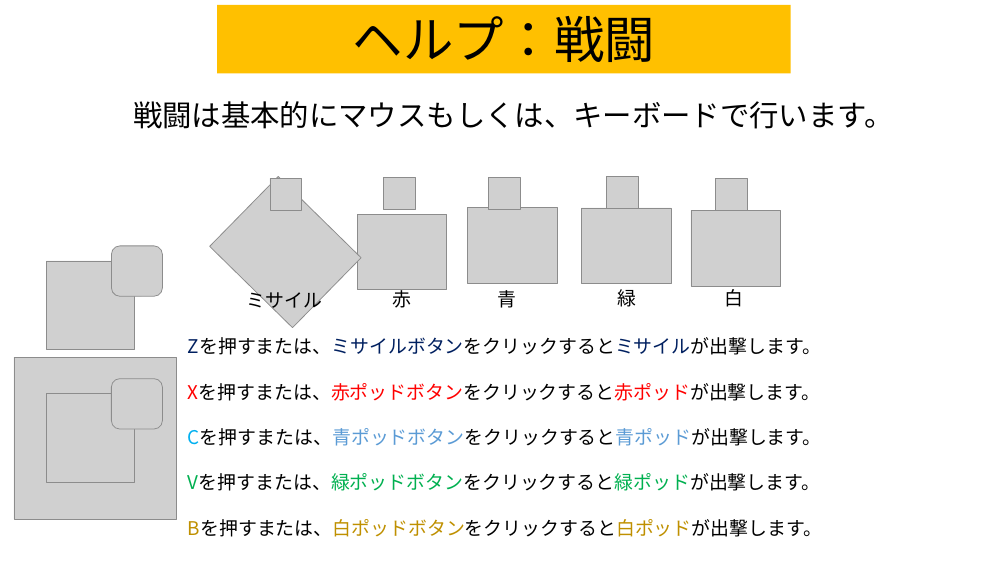
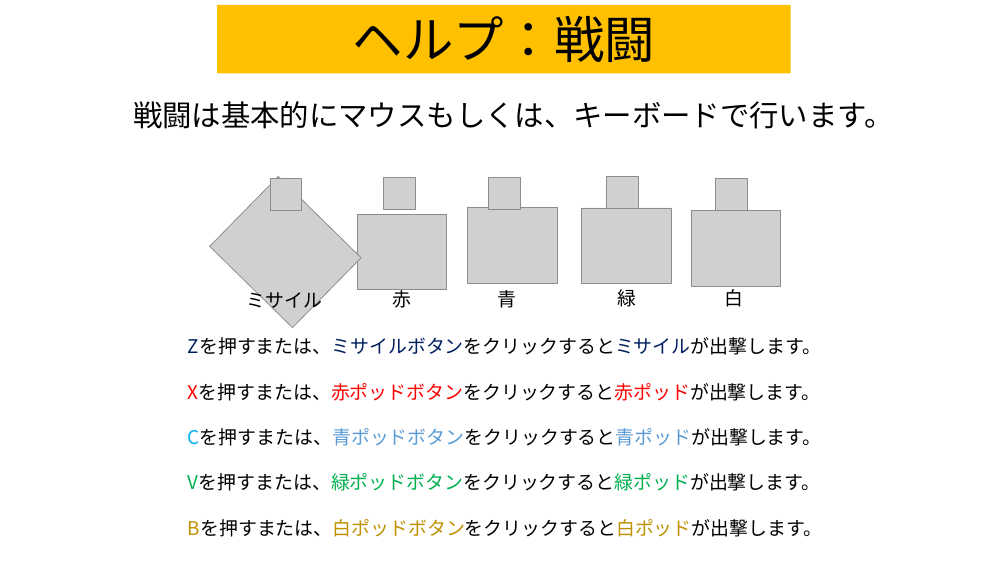
Before and after one commit to team556/team, a slide deck: slide 10 of 説明文.pptx. Drawn at 1008x567 pixels with LibreOffice and Linux fonts; fonts in the diff are those of the drawing; grey boxes stand for pictures. Boxes give left, top, right and bottom in pixels: in the first picture for what was removed or moved away, otherwise in the second. Text is boxed around its words. In the diff, an @@ line names an element or a change of style, - is before the commit and + after.

```diff
--- a/説明文.pptx
+++ b/説明文.pptx
@@ picture removed at (x1=46, y1=261, x2=135, y2=349) @@
@@ picture removed at (x1=111, y1=246, x2=162, y2=296) @@
@@ picture removed at (x1=14, y1=357, x2=176, y2=519) @@
@@ picture removed at (x1=111, y1=379, x2=163, y2=430) @@
@@ picture removed at (x1=46, y1=394, x2=135, y2=482) @@
```
Also in this commit, not shown: 1 other slide changed, 1 slide added.
